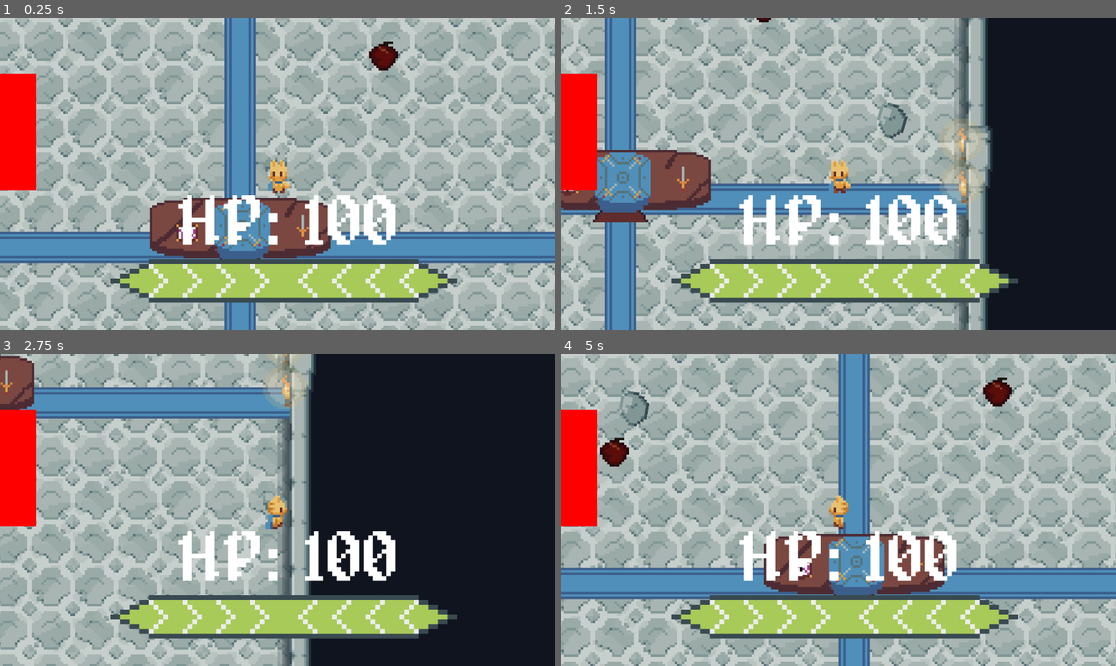
Above: before the commit, frames 1-4 (two rows, left to right).
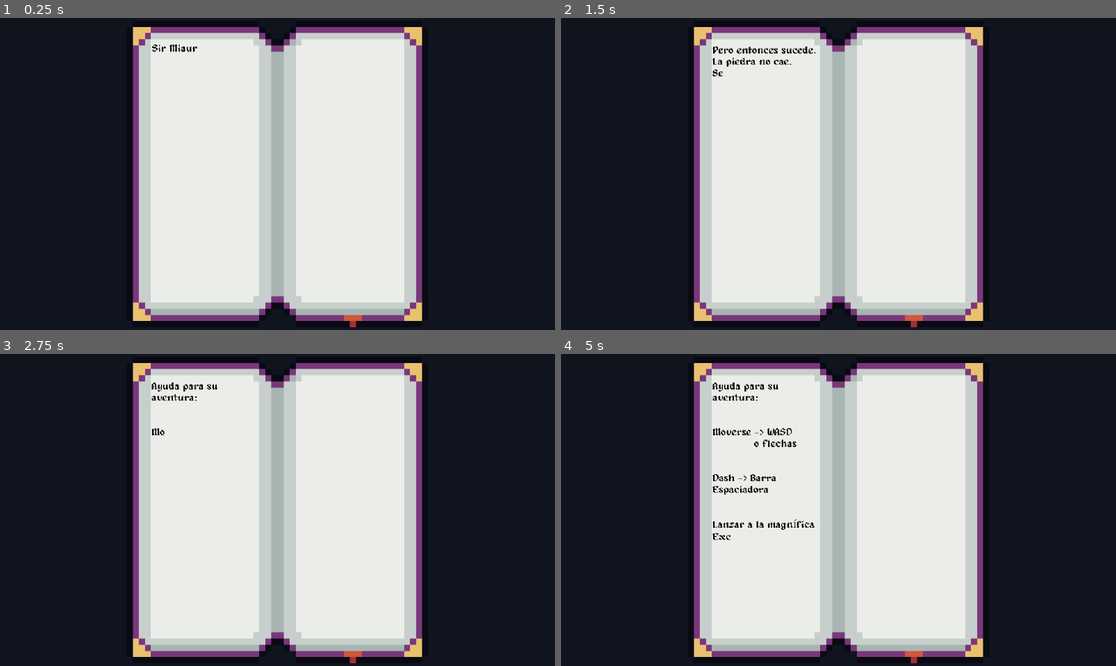
Above: after the commit, the same moments.

Repository: GastonVerussa2/Jamtastic
Game: Godot game, scene res://escenas/escena_principal/escena_principal.tscn
The game is run twice, just before and just after one commit, with the same random seed, the same clock (stepped at 60 frames per second) and the same inputs.
Inputs (mouse positions are in pixels of both pictures, inside the frame that each line leads up to):
- Up to frame 1 (0.25 s): no input
- Up to frame 2 (1.5 s): move the mouse to (960, 158) at 0.52 s; press the mouse at (960, 158) at 0.53 s; hold D (right) 0.53-1.28 s; move the mouse to (727, 189) at 1.27 s; release the mouse at (727, 189) at 1.28 s; hold S (down) from 1.28 s (still down); tap B (barra) at 1.35 s
- Up to frame 3 (2.75 s): move the mouse to (333, 441) at 2.02 s; release S (down) at 2.03 s; hold D (right) from 2.03 s (still down); hold Space (dash) from 2.03 s (still down)
- Up to frame 4 (5 s): move the mouse to (810, 572) at 2.77 s; release D (right) at 2.78 s; release Space (dash) at 2.78 s; hold W (up) 2.78-3.53 s; tap L (disable_spawn) at 2.85 s; move the mouse to (1005, 556) at 3.52 s; hold A (left) from 3.53 s (still down); tap G (gregory) at 3.6 s; move the mouse to (672, 463) at 4.27 s; click (672, 463) at 4.35 s

The runs differ from the first frame. In frame 1, 94% of the frame differs, in the area x 0-100%, y 0-100%; in frame 2, 71%; in frame 3, 71%; in frame 4, 95%.

Commit message:
Conectar intro
La escena principal empieza con el libro y luego de apretar siguiente en la ultima pagina del libro inicia el juego.
Rehabilitado el spawner

Diff:
--- a/escenas/enemigos/spawner/spawner.gd
+++ b/escenas/enemigos/spawner/spawner.gd
@@ -9,7 +9,7 @@
 @export var spawn_radius_max: float = 400
 
 var player: Node2D
-var spawning := false
+var spawning := true
 var spawn_points: Array[Node]
 
 func _ready():
--- a/escenas/escena_principal/escena_principal.gd
+++ b/escenas/escena_principal/escena_principal.gd
@@ -28,3 +28,7 @@
 	_eliminar_nivel()
 	_crear_nivel.call_deferred(_nivel_actual)
 	PlayerHpManager.reset_life()
+
+func avanzar_nivel():
+	_nivel_actual += 1
+	_reiniciar_nivel()
--- a/escenas/escena_principal/escena_principal.tscn
+++ b/escenas/escena_principal/escena_principal.tscn
@@ -2,7 +2,8 @@
 
 [ext_resource type="Script" uid="uid://twjktyq3g2d5" path="res://escenas/escena_principal/escena_principal.gd" id="1_pdctq"]
 [ext_resource type="PackedScene" uid="uid://npmiktsd83pi" path="res://escenas/niveles/nivel_1/nivel_1.tscn" id="2_snxy5"]
+[ext_resource type="PackedScene" uid="uid://boqopslo0bpo3" path="res://escenas/niveles/introduccion/libro.tscn" id="2_yoxmf"]
 
 [node name="main_scene" type="Node2D" unique_id=151545037]
 script = ExtResource("1_pdctq")
-niveles = Array[PackedScene]([ExtResource("2_snxy5")])
+niveles = Array[PackedScene]([ExtResource("2_yoxmf"), ExtResource("2_snxy5")])
--- a/escenas/niveles/introduccion/libro.gd
+++ b/escenas/niveles/introduccion/libro.gd
@@ -70,5 +70,5 @@
 		left_text.visible_ratio = 0
 		right_text.visible_ratio = 0
 	else:
-		pass
+		get_parent().avanzar_nivel()
 		# va al juegaso
